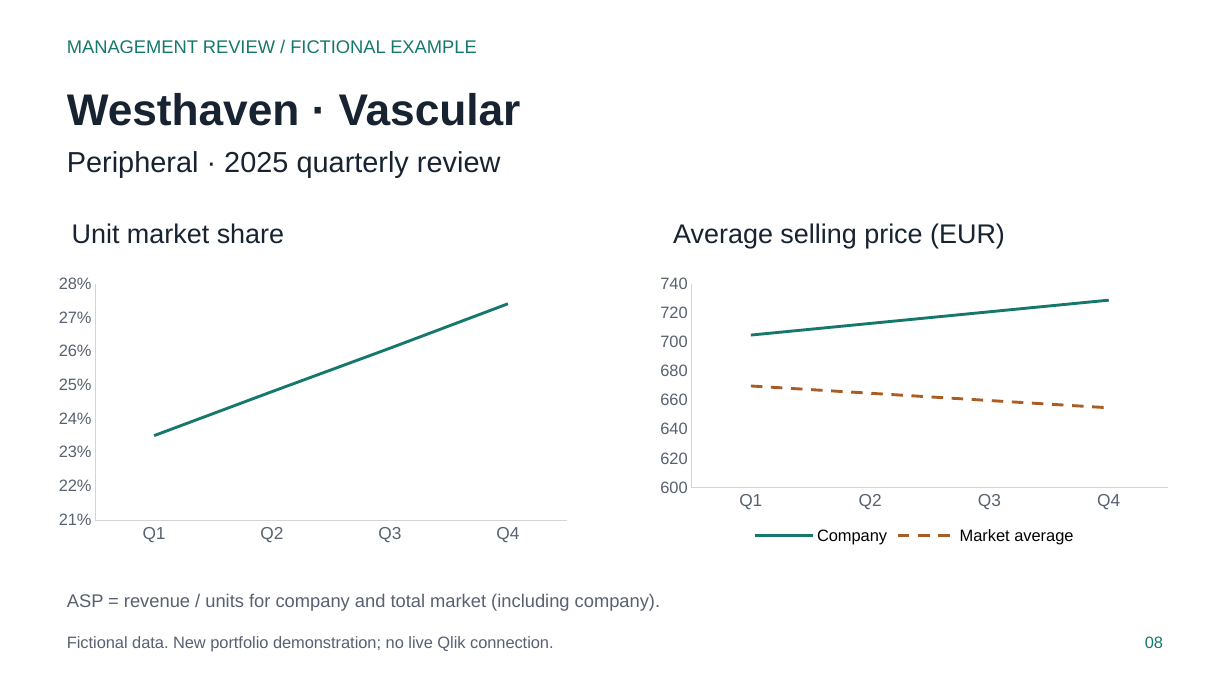
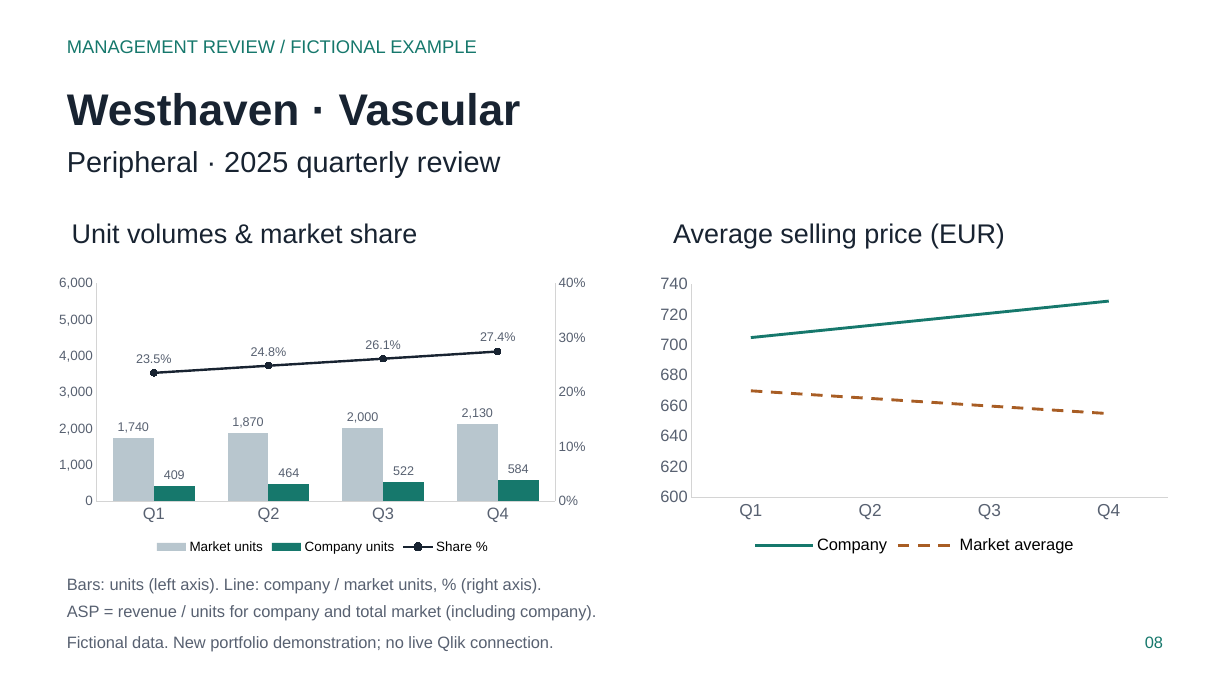
Before and after one commit to mattbang/qlik-reporting-investigation, a slide deck: slide 8 of reports/Country-Product-Report.pptx. Drawn at 1232x693 pixels with LibreOffice and Linux fonts; fonts in the diff are those of the drawing. Boxes give left, top, right and bottom in pixels: in the first picture for what was removed or moved away, otherwise in the second. Text is boxed around its words. In the diff, an @@ line names an element or a change of style, - is before the commit and + after.

Commit message:
Add market and company unit bars with market-share overlay

```diff
--- a/reports/Country-Product-Report.pptx
+++ b/reports/Country-Product-Report.pptx
@@ text at bbox=[72, 223, 417, 244]: text changed @@
-Unit market share
+Unit volumes & market share
@@ line chart at bbox=[48, 270, 597, 558] @@
@@ line chart to column chart @@
-Series 1: 0.235, 0.248, 0.261, 0.274
+Market units: 1740, 1870, 2000, 2130
@@ colour of Market units #16786C to #B8C6CE @@
@@ data labels of Market units added @@
+Company units: 409, 464, 522, 584
+Share %: 0.235, 0.248, 0.261, 0.274
@@ legend changed @@
@@ category axis changed @@
@@ value axis changed @@
@@ second value axis changed @@
@@ bar spacing changed @@
@@ column chart: place and size @@
-column chart at bbox=[48, 270, 578, 549]
+column chart at bbox=[48, 270, 597, 558]
@@ line chart: place and size @@
-line chart at bbox=[650, 270, 1179, 549]
+line chart at bbox=[650, 270, 1179, 558]
@@ text "ASP = revenue / units ...": place and size @@
-text "ASP = revenue / units ..." at bbox=[67, 593, 660, 610]
+text "ASP = revenue / units ..." at bbox=[67, 605, 596, 621]
@@ text "ASP = revenue / units ..." at bbox=[67, 605, 596, 621]: size 14.2 to 12.8 pt @@
@@ text added at bbox=[67, 578, 542, 594], 12.8 pt, text #586171 @@
+Bars: units (left axis). Line: company / market units, % (right axis).
```
Also in this commit, not shown: 11 other slides changed, 25 other files.
